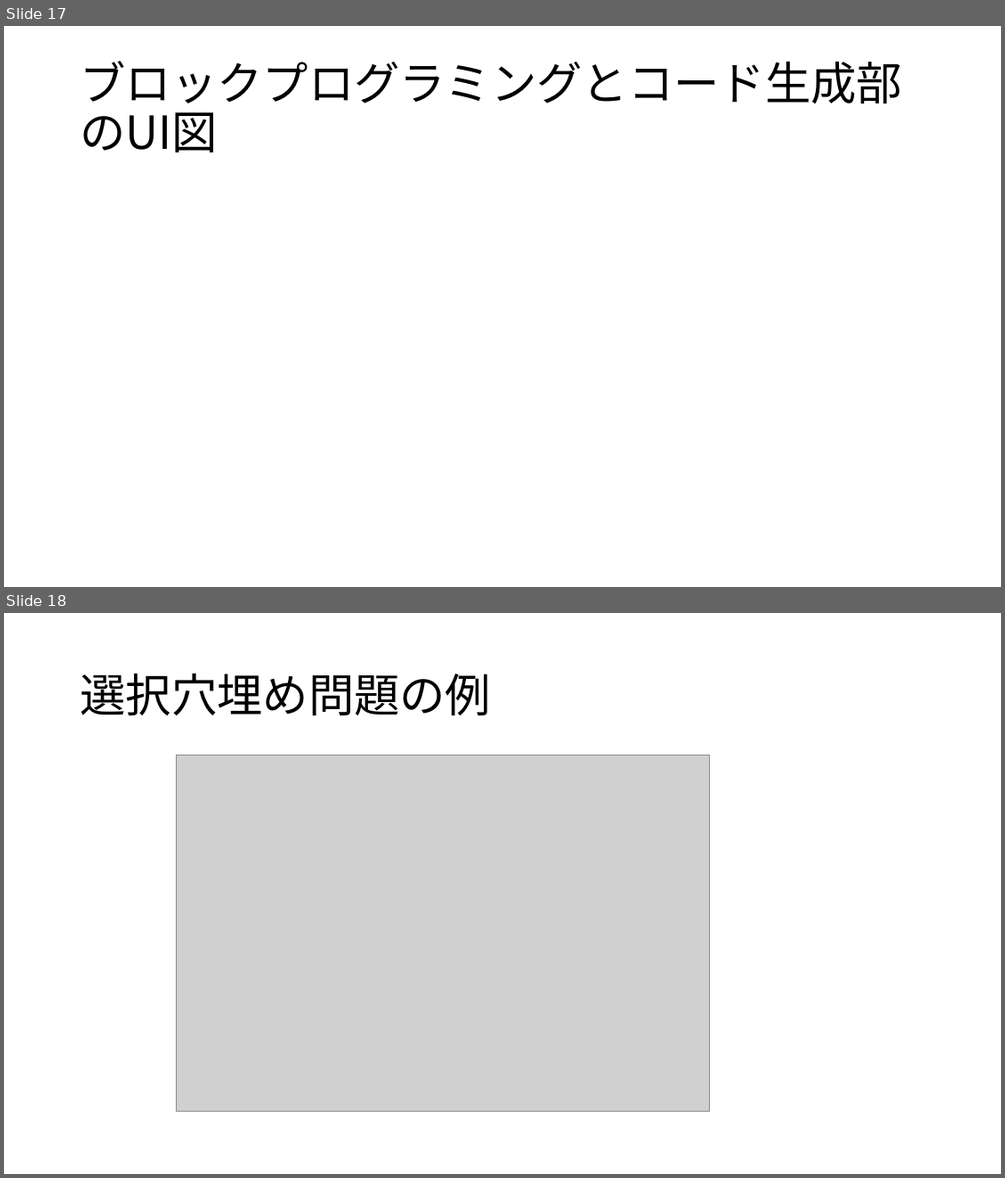
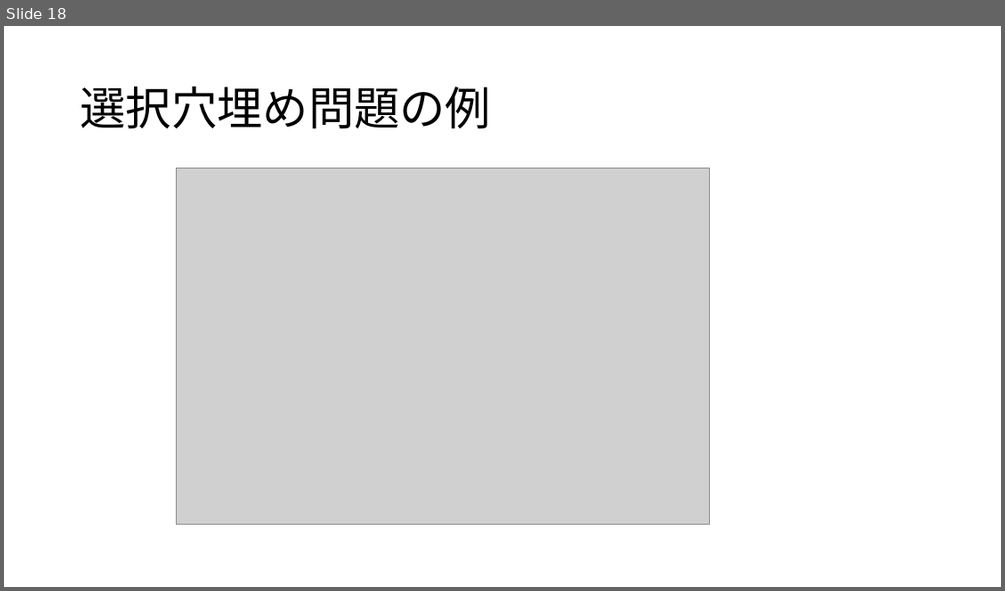
Before and after one commit to kait-takanolab/1821121-shimaoka-thesis, a slide deck: 1821121_shimaoka_thesis.pptx. Shown one above the other, each under a label of ours: slides 17 and 18 before the commit, slide 18 after it. The pictures are 1005x1178 and 1005x591 pixels, drawn with LibreOffice and Linux fonts; fonts in the diff are those of the drawing; grey boxes stand for pictures; background and template pictures are left out. Boxes give left, top, right and bottom in pixels: in the first picture for what was removed or moved away, otherwise in the second. Text is boxed around its words. In the diff, an @@ line names an element or a change of style, - is before the commit and + after.

```diff
--- a/1821121_shimaoka_thesis.pptx
+++ b/1821121_shimaoka_thesis.pptx
@@ slide 17 removed at bbox=[4, 26, 1001, 587], background #FFFFFF @@
@@ title removed at bbox=[80, 61, 902, 152] @@
-ブロックプログラミングとコード生成部のUI図
```
Also in this commit, not shown: 1 slide changed, 3 slides added, 1 other file.
